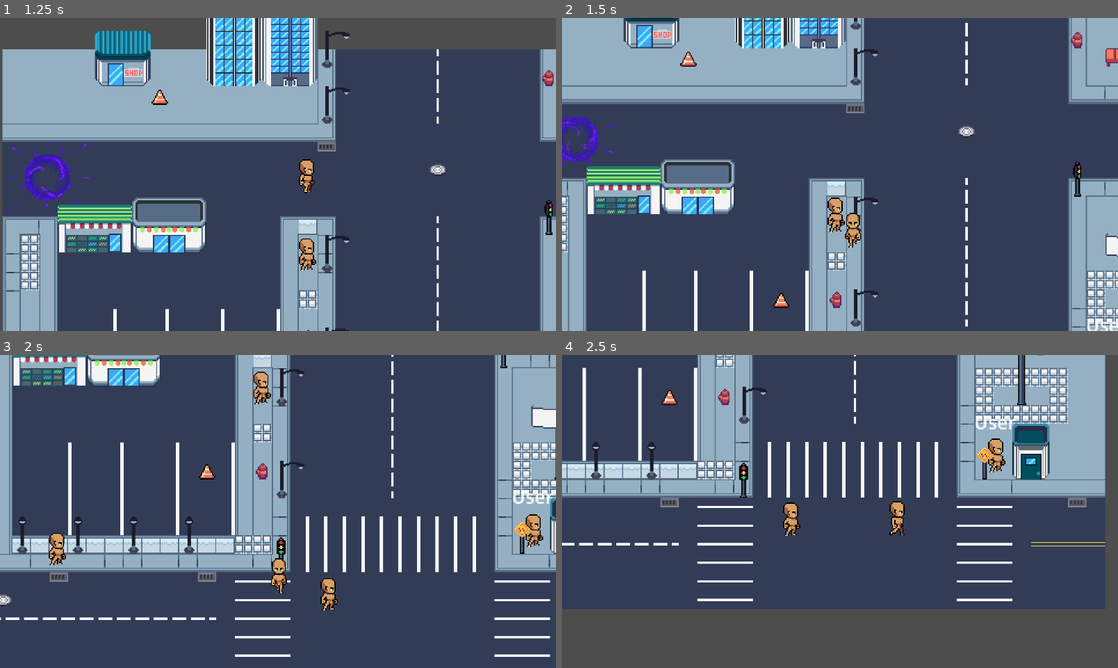
Above: before the commit, frames 1-4 (two rows, left to right).
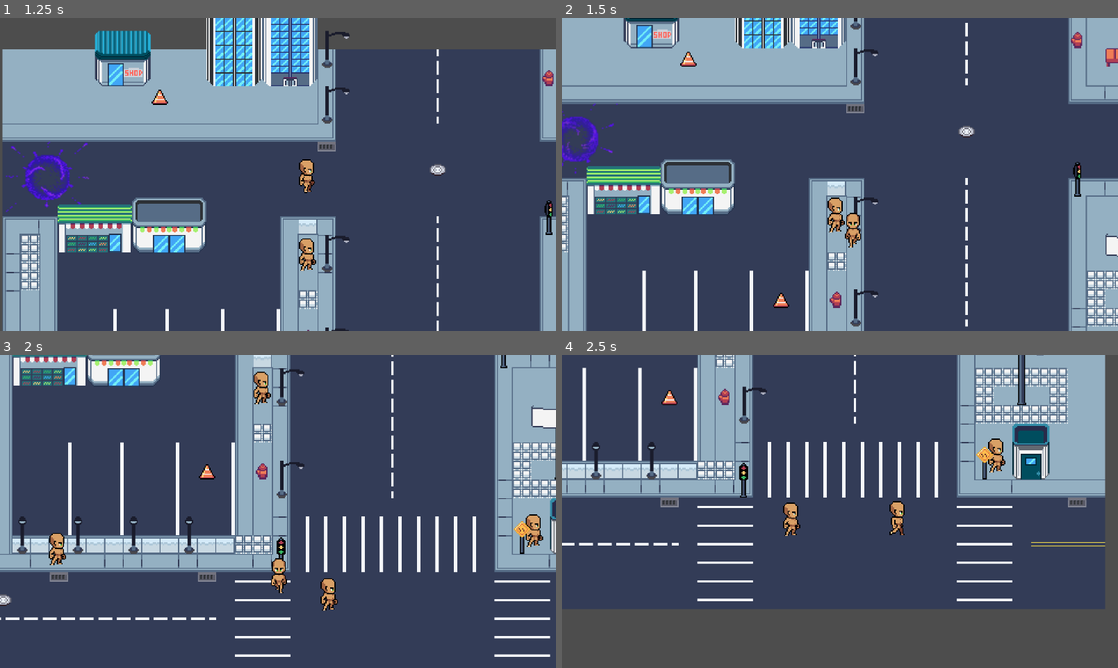
Above: after the commit, the same moments.

Repository: hoaxnt/envelhope-beta
Game: Godot game, scene res://Scenes/chapters/chapter_1.tscn
The game is run twice, just before and just after one commit, with the same random seed, the same clock (stepped at 60 frames per second) and the same inputs.
Inputs:
- Up to frame 1 (1.25 s): hold Right (ui_right) from 0.53 s (still down); tap E (interact) at 0.6 s
- Up to frame 2 (1.5 s): release Right (ui_right) at 1.28 s; hold Down (ui_down) from 1.28 s (still down); tap Shift at 1.35 s
- Up to frame 3 (2 s): keep holding Down (ui_down)
- Up to frame 4 (2.5 s): release Down (ui_down) at 2.03 s; hold Right (ui_right) from 2.03 s (still down); tap E (interact) at 2.1 s

Frame 1 is identical in both runs. In frame 2, 0.1% of the frame differs, in the area x 94-100%, y 96-100%; in frame 3, 0.1%; in frame 4, 0.1%, in the area x 74-82%, y 19-24%.
Error in both runs: Attempt to call function 'get_child' in base 'null instance' on a null instance. (res://Scripts/characters/npc_plaza/blind_vendor/blind_vendor.gd:13)

Commit message:
minor fixes

Diff:
--- a/Scenes/chapters/button.gd
+++ /dev/null
@@ -1,28 +0,0 @@
-extends Button
-
-var root_node2d  # This will store the parent Node2D
-var vendor
-
-func _ready() -> void:
-		# Connect button press
-		connect("pressed", self.vanish)
-
-		# Traverse up the scene tree until we find a Node2D
-		var current = self
-		while current and not current is Node2D:
-				current = current.get_parent()
-
-		root_node2d = current
-
-
-		if root_node2d:
-				print("Found Node2D:", root_node2d.name)
-				vendor = root_node2d.get_child(5)
-				print(vendor.name)
-
-		else:
-				print("Node2D not found in parent chain")
-
-func vanish():
-	vendor.visible = false
-	pass
--- a/Scenes/chapters/chapter_2.tscn
+++ b/Scenes/chapters/chapter_2.tscn
@@ -8,7 +8,6 @@
 [ext_resource type="PackedScene" uid="uid://7ig7qjivgr7b" path="res://Scenes/characters/npc_plaza/guard.tscn" id="6_2w64o"]
 [ext_resource type="PackedScene" uid="uid://dmwar6r6bslj7" path="res://Scenes/characters/npc_plaza/blind_vendor.tscn" id="7_165o0"]
 [ext_resource type="Script" uid="uid://tdyss6nwpwej" path="res://Scripts/utils/portal.gd" id="8_3ilha"]
-[ext_resource type="Script" uid="uid://bhhbamp0p1qam" path="res://Scenes/chapters/button.gd" id="8_ei26i"]
 [ext_resource type="Texture2D" uid="uid://dnhad78k1oqjp" path="res://Assets/Images/utils/portal.png" id="9_3ilha"]
 
 [sub_resource type="Curve2D" id="Curve2D_g2xa2"]
@@ -143,7 +142,6 @@
 grow_vertical = 2
 
 [node name="Panel" type="Panel" parent="CanvasLayer/UI"]
-visible = false
 layout_mode = 1
 anchors_preset = 15
 anchor_right = 1.0
@@ -152,21 +150,7 @@
 grow_vertical = 2
 theme_override_styles/panel = SubResource("StyleBoxTexture_ei26i")
 
-[node name="Button" type="Button" parent="CanvasLayer/UI/Panel"]
-layout_mode = 1
-anchors_preset = 4
-anchor_top = 0.5
-anchor_bottom = 0.5
-offset_left = 84.0
-offset_top = -152.0
-offset_right = 402.0
-offset_bottom = -43.0
-grow_vertical = 2
-text = "Vanish"
-script = ExtResource("8_ei26i")
-
 [node name="Dialog" type="Panel" parent="CanvasLayer/UI"]
-visible = false
 layout_mode = 1
 anchors_preset = 12
 anchor_top = 1.0
--- a/Scenes/characters/npc_plaza/street_performer.tscn
+++ b/Scenes/characters/npc_plaza/street_performer.tscn
@@ -1,8 +1,8 @@
 [gd_scene load_steps=16 format=3 uid="uid://cp647drb6trig"]
 
-[ext_resource type="Script" uid="uid://b2fnomigjff3h" path="res://scripts/characters/npc_plaza/street_performer/street_performer.gd" id="1_1lybs"]
-[ext_resource type="Texture2D" uid="uid://bdo1buj1m7grf" path="res://assets/images/characters/player/idle/idle_side.png" id="2_hkb1r"]
-[ext_resource type="Texture2D" uid="uid://bqdk1wyu2bukv" path="res://assets/images/characters/player/walk/walk_down.png" id="3_hkb1r"]
+[ext_resource type="Script" uid="uid://b2fnomigjff3h" path="res://Scripts/characters/npc_plaza/street_performer/street_performer.gd" id="1_1lybs"]
+[ext_resource type="Texture2D" uid="uid://bdo1buj1m7grf" path="res://Assets/Images/characters/player/idle/idle_side.png" id="2_hkb1r"]
+[ext_resource type="Texture2D" uid="uid://bqdk1wyu2bukv" path="res://Assets/Images/characters/player/walk/walk_down.png" id="3_hkb1r"]
 
 [sub_resource type="RectangleShape2D" id="RectangleShape2D_7qyh0"]
 
@@ -101,14 +101,5 @@
 animation = &"idle_side"
 autoplay = "idle_side"
 
-[node name="Label" type="Label" parent="."]
-texture_filter = 1
-offset_left = -21.0
-offset_top = -39.0
-offset_right = 19.0
-offset_bottom = -16.0
-text = "User"
-horizontal_alignment = 1
-
 [connection signal="body_entered" from="." to="." method="_on_body_entered"]
 [connection signal="input_event" from="." to="." method="_on_input_event"]
--- a/Scripts/characters/npc_plaza/blind_vendor/blind_vendor.gd
+++ b/Scripts/characters/npc_plaza/blind_vendor/blind_vendor.gd
@@ -2,9 +2,9 @@
 
 var dialog_box
 var is_dialog_visible = false
-# Called when the node enters the scene tree for the first time.
+
 func _ready() -> void:
-	pass # Replace with function body.
+	pass
 
 func _input(event: InputEvent) -> void:
 	if event.is_action_released("interact"):
@@ -13,6 +13,5 @@
 		dialog_box.get_child(0).text = "I'm the " + self.name + "."
 		dialog_box.visible = not is_dialog_visible
 
-# Called every frame. 'delta' is the elapsed time since the previous frame.
 func _process(_delta: float) -> void:
 	pass
Not shown, removed: Scenes/chapters/button.gd.uid
Not shown: 2 places in Scenes/chapters/chapter_2.tscn that only renumber resources
